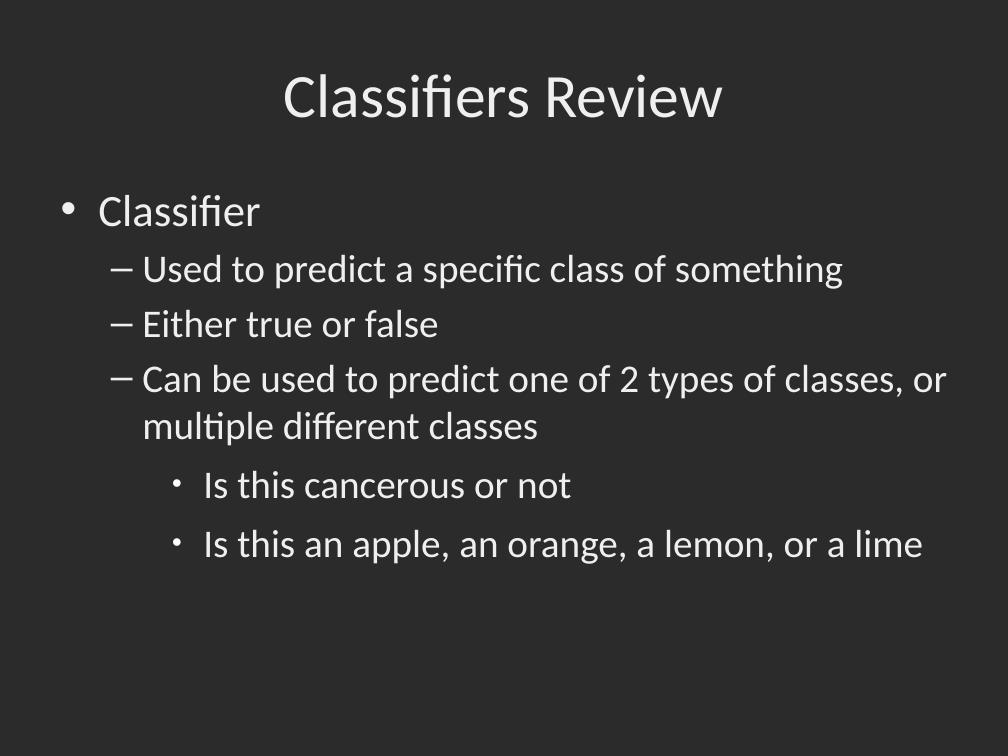
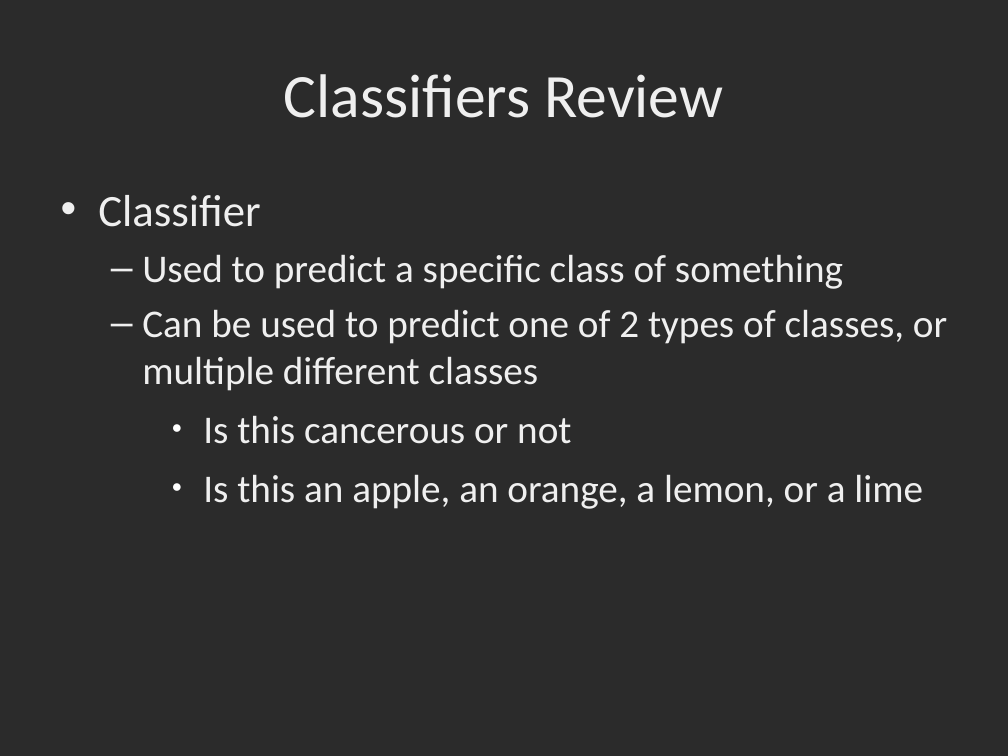
Before and after one commit to dbowmans46/PracticalProgramming, a slide deck: slide 22 of Session 7 - Python/Instructional Material/Machine Learning Slides/Session 7 - Python ML 10: Review and Project for Classifiers.odp. Drawn at 1008x756 pixels with LibreOffice and Linux fonts; fonts in the diff are those of the drawing; background and template pictures are left out; a plain dark background stands for a picture behind light text. Boxes give left, top, right and bottom in pixels: in the first picture for what was removed or moved away, otherwise in the second. Text is boxed around its words. In the diff, an @@ line names an element or a change of style, - is before the commit and + after.

Commit message:
Added metrics to code.  Fixed code so classifiers would run.  Polished slides.

```diff
--- a/Session 7 - Python/Instructional Material/Machine Learning Slides/Session 7 - Python ML 10: Review and Project for Classifiers.odp
+++ b/Session 7 - Python/Instructional Material/Machine Learning Slides/Session 7 - Python ML 10: Review and Project for Classifiers.odp
@@ text at bbox=[142, 309, 439, 338]: paragraph removed @@
-  – Either true or false
```
Also in this commit, not shown: 1 other slide changed, 1 other file.
